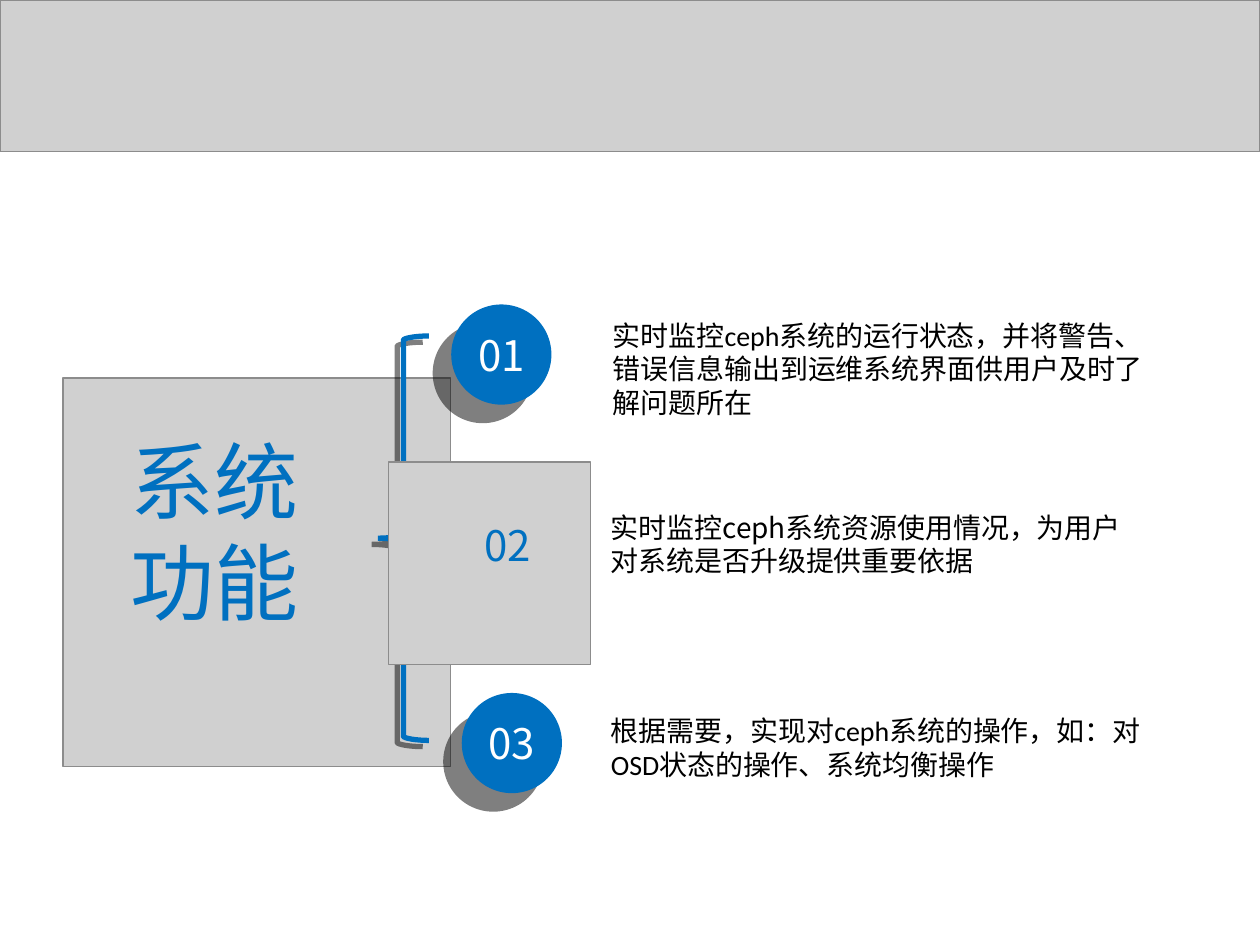
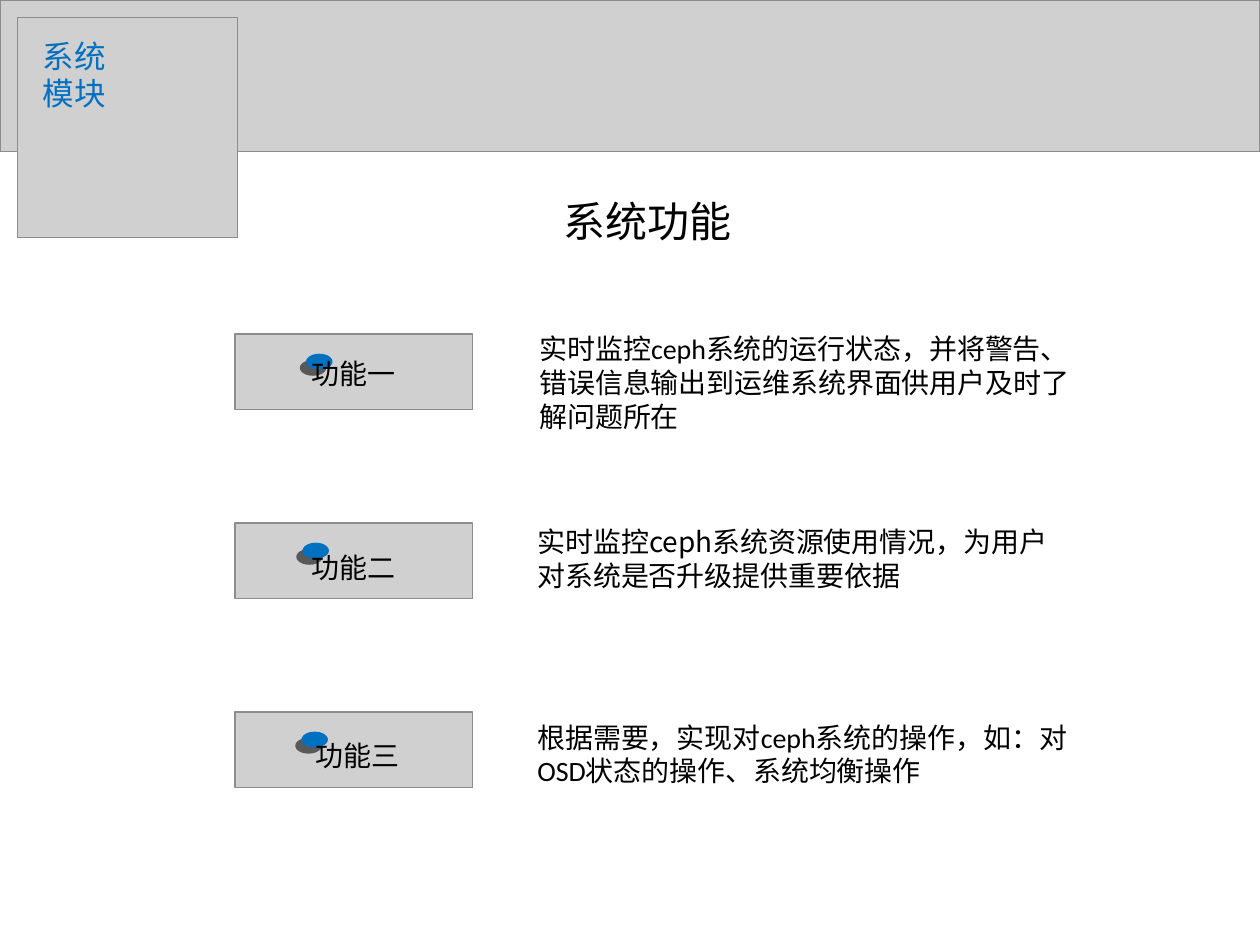
Before and after one commit to liaoliaoanxiao/mediumRepy, a slide deck: slide 14 of 论文/SA14226355孙君伟答辩.ppt (slide 13 before the commit). Drawn at 1260x945 pixels with LibreOffice and Linux fonts; fonts in the diff are those of the drawing; grey boxes stand for pictures. Boxes give left, top, right and bottom in pixels: in the first picture for what was removed or moved away, otherwise in the second. Text is boxed around its words. In the diff, an @@ line names an element or a change of style, - is before the commit and + after.

```diff
--- a/论文/SA14226355孙君伟答辩.ppt
+++ b/论文/SA14226355孙君伟答辩.ppt
@@ picture resized from (x1=388, y1=462, x2=591, y2=665) to (x1=18, y1=18, x2=238, y2=238) @@
@@ text added at (x1=43, y1=41, x2=106, y2=108), 18 pt, text #0070C0 @@
+系统
+模块
@@ text "系统功能" at (x1=564, y1=201, x2=732, y2=241): vertical alignment middle to top @@
@@ text at (x1=564, y1=201, x2=732, y2=241): text changed; size 48 to 24 pt; font Arial Narrow to Noto Sans CJK SC; text colour #0070C0 to #000000 @@
-系统
-功能
+系统功能
@@ ellipse removed at (x1=451, y1=305, x2=552, y2=406) @@
@@ text "实时监控ceph系统的运行状态，并将警告、错误信息输出到运维系统界面供用户及时了解问题所在" moved from (x1=613, y1=322, x2=1143, y2=416) to (x1=539, y1=335, x2=1069, y2=430) @@
@@ picture added at (x1=236, y1=334, x2=472, y2=410) @@
@@ ellipse added at (x1=306, y1=354, x2=333, y2=370), fill #0070C0 @@
@@ text added at (x1=311, y1=356, x2=395, y2=387), 16 pt, text #000000 @@
+功能一
@@ freeform shape removed at (x1=378, y1=336, x2=428, y2=741) @@
@@ text removed at (x1=478, y1=339, x2=525, y2=372) @@
-01
@@ picture resized from (x1=63, y1=378, x2=451, y2=766) to (x1=236, y1=523, x2=472, y2=598) @@
@@ text removed at (x1=485, y1=529, x2=532, y2=562) @@
-02
@@ text "实时监控ceph系统资源使用情况，为用户对系统是否升级提供重要依据" moved from (x1=611, y1=514, x2=1121, y2=574) to (x1=537, y1=528, x2=1047, y2=589) @@
@@ ellipse added at (x1=302, y1=543, x2=329, y2=559), fill #0070C0 @@
@@ text added at (x1=311, y1=550, x2=395, y2=581), 16 pt, text #000000 @@
+功能二
@@ picture added at (x1=236, y1=712, x2=472, y2=788) @@
@@ ellipse removed at (x1=461, y1=693, x2=562, y2=794) @@
@@ text "根据需要，实现对ceph系统的操作，如：对OSD状态的操作、系统均衡操作" moved from (x1=611, y1=717, x2=1141, y2=778) to (x1=537, y1=724, x2=1067, y2=784) @@
@@ ellipse added at (x1=301, y1=732, x2=328, y2=748), fill #0070C0 @@
@@ text added at (x1=315, y1=738, x2=399, y2=769), 16 pt, text #000000 @@
+功能三
@@ text removed at (x1=489, y1=727, x2=536, y2=760) @@
-03
```
Also in this commit, not shown: 16 other slides changed, 2 slides added, 4 slides removed, 1 other file.
